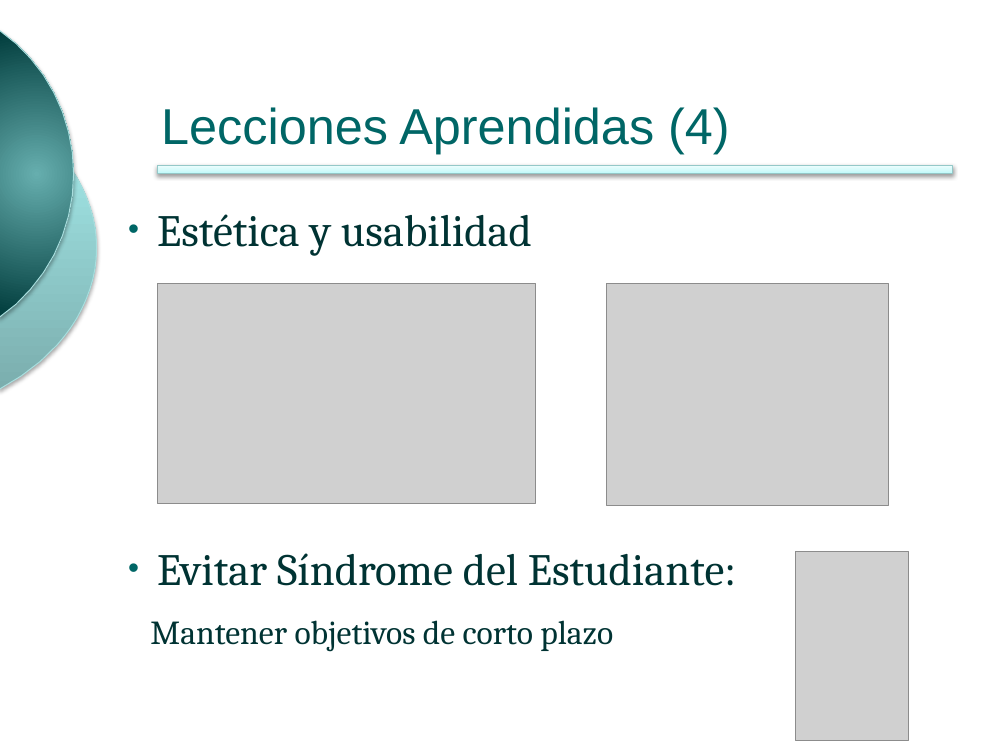
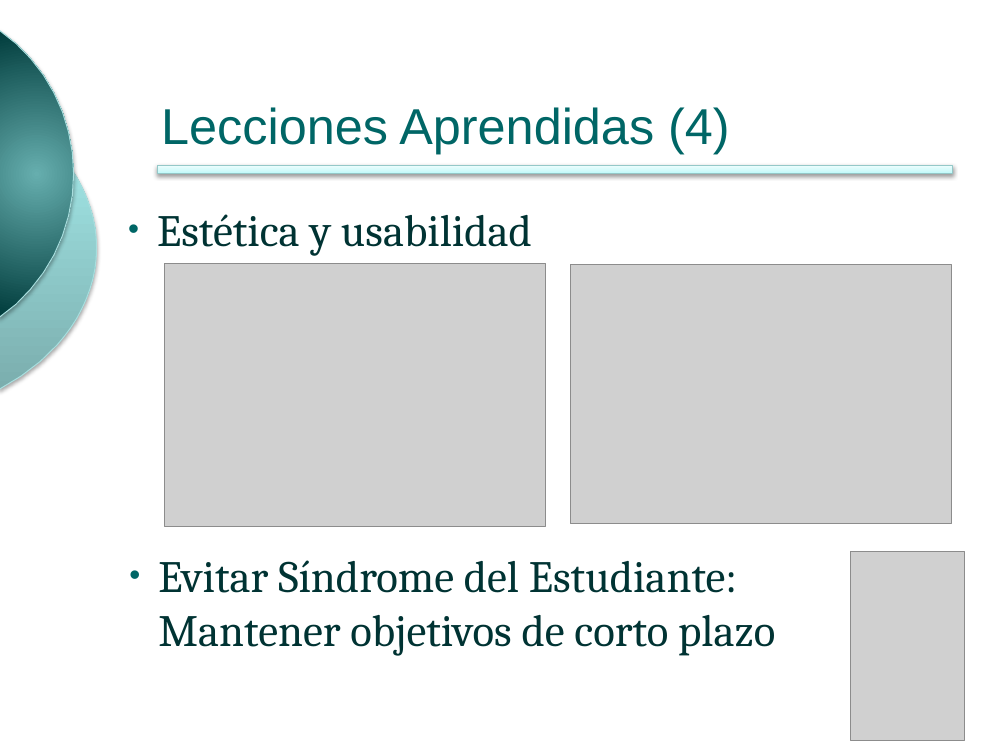
Before and after one commit to ingevy/taller-desarrollo-proyectos-ii-2do-2010, a slide deck: slide 15 of presentations/presentacionFinal.pptx. Drawn at 1008x756 pixels with LibreOffice and Linux fonts; fonts in the diff are those of the drawing; grey boxes stand for pictures; background and template pictures are left out. Boxes give left, top, right and bottom in pixels: in the first picture for what was removed or moved away, otherwise in the second. Text is boxed around its words. In the diff, an @@ line names an element or a change of style, - is before the commit and + after.

```diff
--- a/presentations/presentacionFinal.pptx
+++ b/presentations/presentacionFinal.pptx
@@ picture resized from (x1=157, y1=283, x2=535, y2=503) to (x1=164, y1=264, x2=545, y2=526) @@
@@ picture resized from (x1=607, y1=283, x2=889, y2=505) to (x1=571, y1=264, x2=952, y2=523) @@
@@ text at (x1=150, y1=553, x2=736, y2=652): paragraphs removed @@
-• Evitar Síndrome del Estudiante:
-Mantener objetivos de corto plazo
@@ text added at (x1=158, y1=560, x2=775, y2=656), 32 pt, text #003333 @@
+• Evitar Síndrome del Estudiante: Mantener objetivos de corto plazo
@@ picture moved from (x1=795, y1=551, x2=909, y2=741) to (x1=851, y1=551, x2=965, y2=741) @@
```
Also in this commit, not shown: 11 other slides changed.
